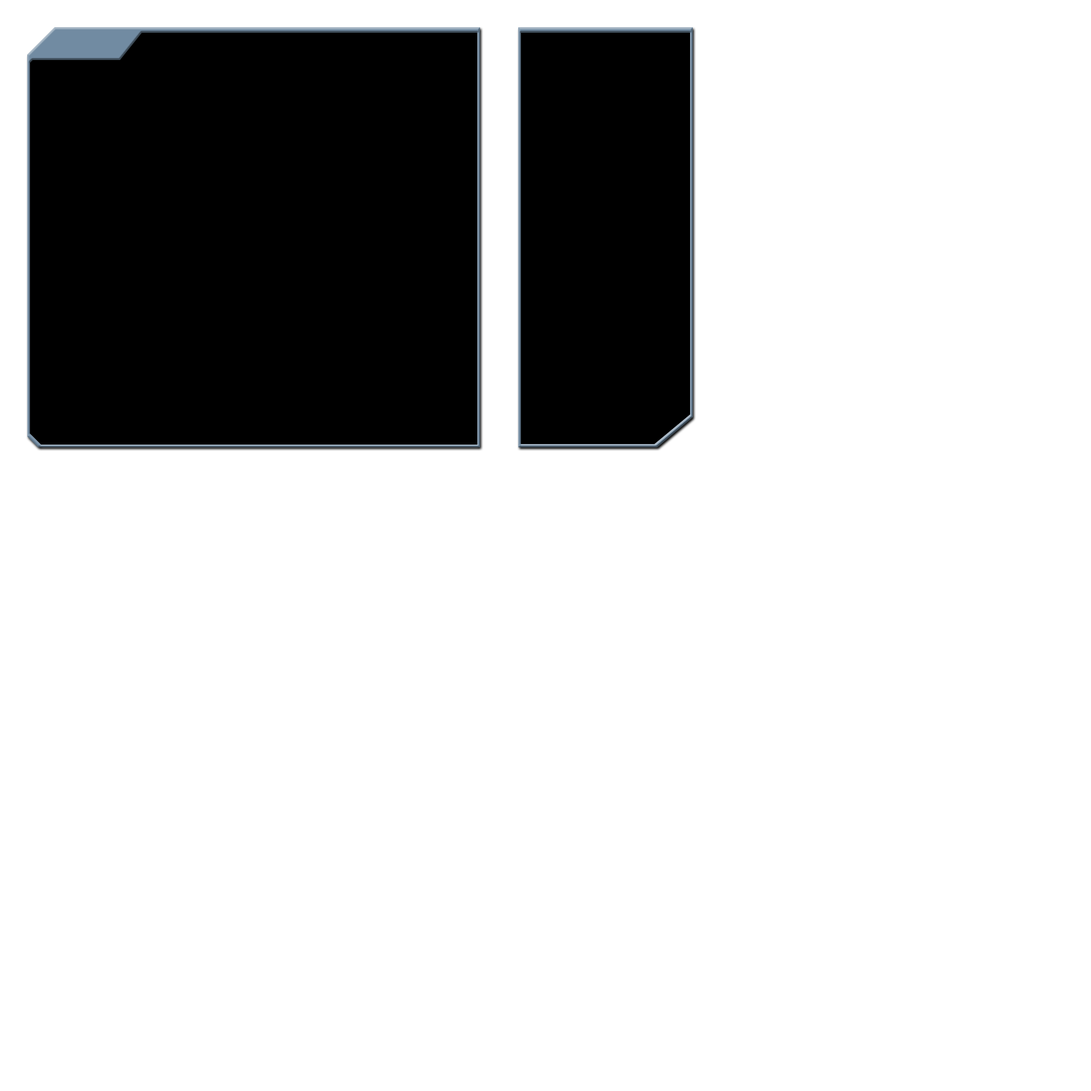
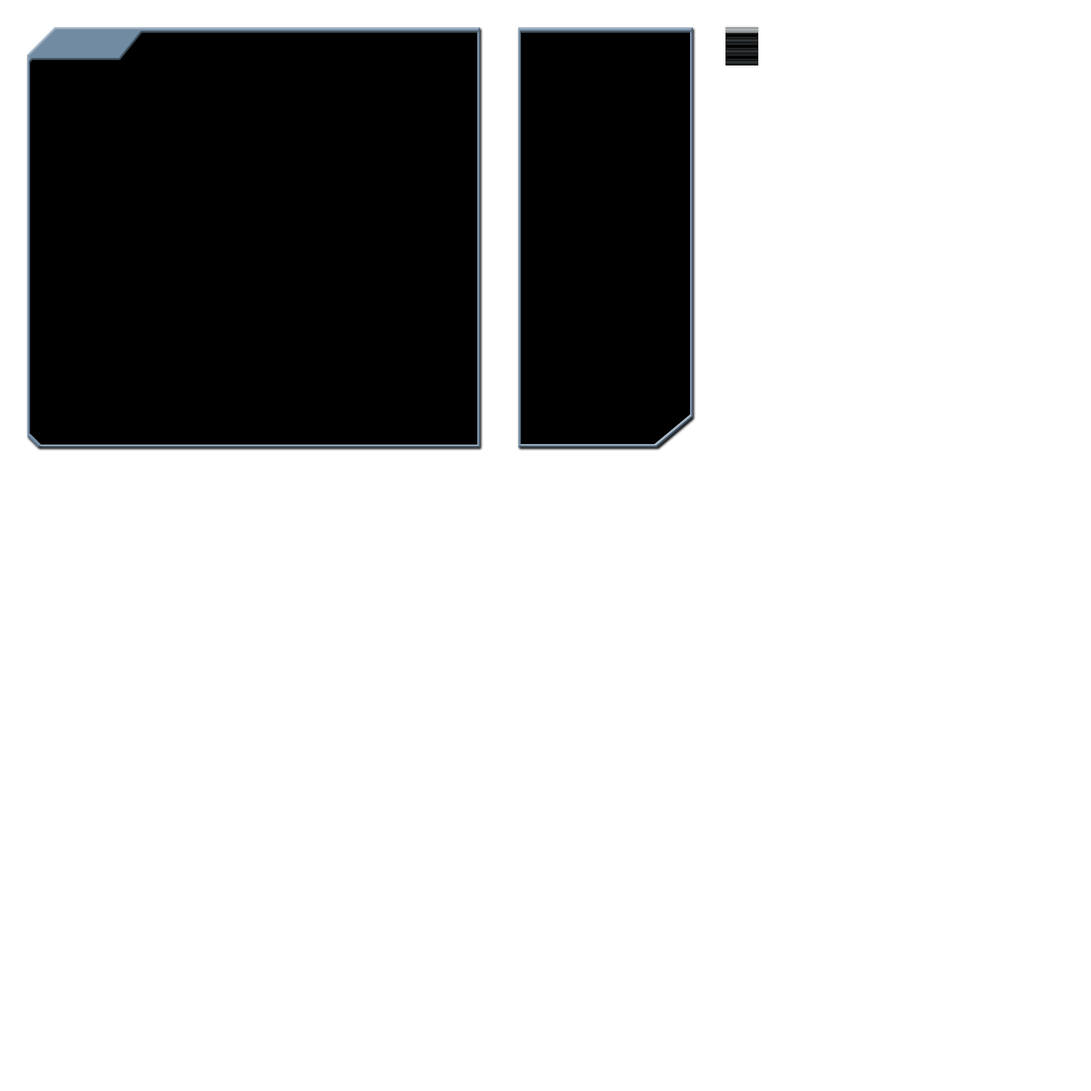
Layers edited between the first and the second 1091px x 1091px image:
added group "Background pattern" with 5 layers above "Item Frame" over [725, 27, 759, 66]
added layer "Layer 5 copy 3" (50%) in group "Background pattern" over [725, 27, 759, 33]
added layer "Layer 5 copy 2" (50%) in group "Background pattern" over [725, 60, 759, 66]
added layer "Layer 5 copy" (50%) in group "Background pattern" over [725, 49, 759, 55]
added layer "Layer 5" (50%) in group "Background pattern" over [725, 38, 759, 44]
added layer "Layer 3" in group "Background pattern" over [725, 32, 759, 66]
